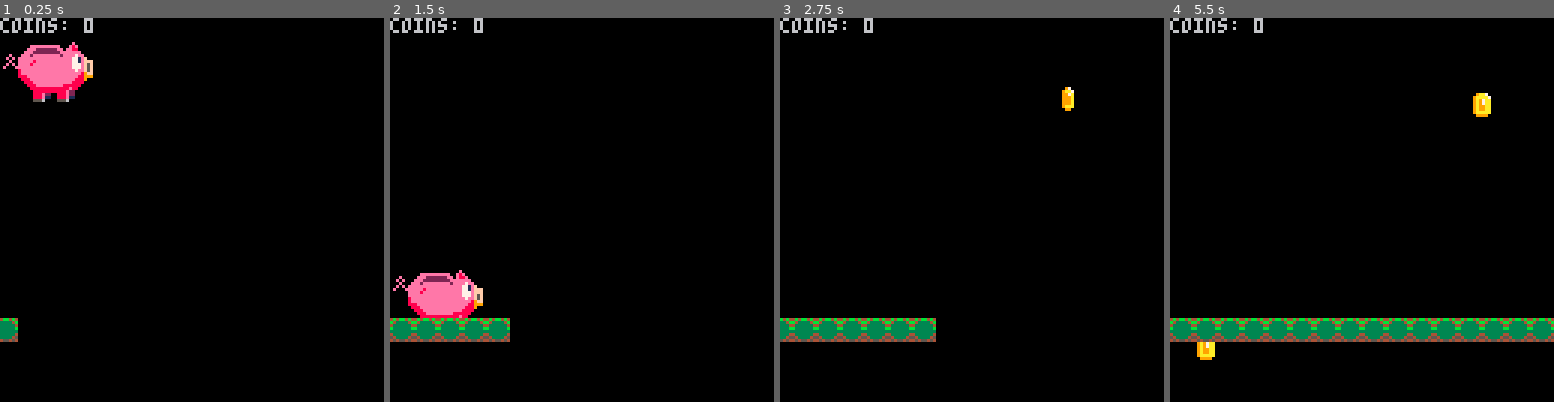
Above: before the commit, frames 1-4 (left to right).
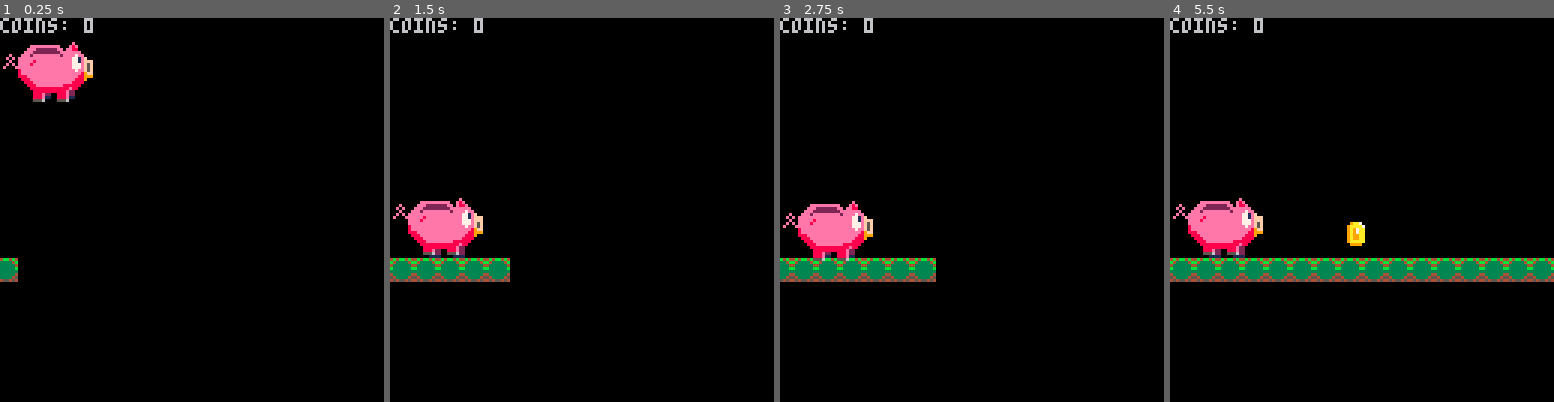
Above: after the commit, the same moments.

Repository: Houzvicka/ld44
Game: PICO-8 cartridge piggy.p8
The game is run twice, just before and just after one commit, with the same random seed, the same clock (stepped at 60 frames per second) and the same inputs.
Inputs:
- Up to frame 1 (0.25 s): no input
- Up to frame 2 (1.5 s): no input
- Up to frame 3 (2.75 s): hold Right 1.6-2.1 s; hold Up 2.15-2.42 s; hold Right from 2.47 s (still down)
- Up to frame 4 (5.5 s): release Right at 3.03 s; hold Left 3.08-3.58 s; hold Right 4.02-4.68 s; hold Up 4.73-5.03 s; hold Left from 5.08 s (still down)

The runs differ from the first frame. In frame 1, 0.6% of the frame differs, in the area x 0-5%, y 62-85%; in frame 2, 7.9%; in frame 3, 7.5%; in frame 4, 16%, in the area x 0-100%, y 19-90%.

Commit message:
ground check fix;

Diff:
--- a/piggy.p8
+++ b/piggy.p8
@@ -42,11 +42,14 @@
 
 function _draw()
  cls()
+
+ camera(player.x,0)
+
+ draw_grounds()
  map(0, 0, 0, 0, 128, 32)
- camera(player.x,0)
+
  draw_player()
  draw_coins()
- draw_grounds()
 
  --draw score
  print("coins: "..player.ncoin, player.x, 0)
@@ -80,7 +83,7 @@
  if hit(player.x,player.y+player.dy,30,30) == 8 then
   on_ground=true
   player.dy=0
-  else
+ else
   on_ground=false
  end
 
@@ -132,7 +135,7 @@
 
 function make_coin(pos)
 	local coin = {}
-	coin.x = pos + 100
+	coin.x = pos + 150
 	coin.y = rnd(20)
 	coin.dy = 1
 	coin.value = 0
@@ -223,14 +226,15 @@
 end
 
 function draw_ground(ground)
- spr(ground.sprite,ground.x,ground.y)
+ --spr(ground.sprite,ground.x,ground.y)
+	mset(ground.x, ground.y, ground.sprite)
 end
 
 function make_ground(pos)
 	local ground = {}
-	ground.x = lastx + 8
-	lastx += 8
-	ground.y = 100
+	ground.x = lastx + 1
+	lastx += 1
+	ground.y = 10
 	ground.sprite = 7
 	return ground
 end
@@ -300,5 +304,5 @@
 00000000000888e1100888e1100000000000000000055562200555622000000000000000000888e1100888e11000000000000000000555622005556220000000
 00000000000555600005556000000000000000000000011110000111100000000000000000055560000555600000000000000000000001111000011110000000
 __gff__
-0004040404040401010100000000000001010101000000000000000000000000010101010000000000000000000000000101000000000000000000000000000000000000000000000000000000000000000000000000000000000000000000000000000000000000000000000000000000000000000000000000000000000000
+0004040404040408010100000000000001010101000000000000000000000000010101010000000000000000000000000101000000000000000000000000000000000000000000000000000000000000000000000000000000000000000000000000000000000000000000000000000000000000000000000000000000000000
 0000000000000000000000000000000000000000000000000000000000000000000000000000000000000000000000000000000000000000000000000000000000000000000000000000000000000000000000000000000000000000000000000000000000000000000000000000000000000000000000000000000000000000
